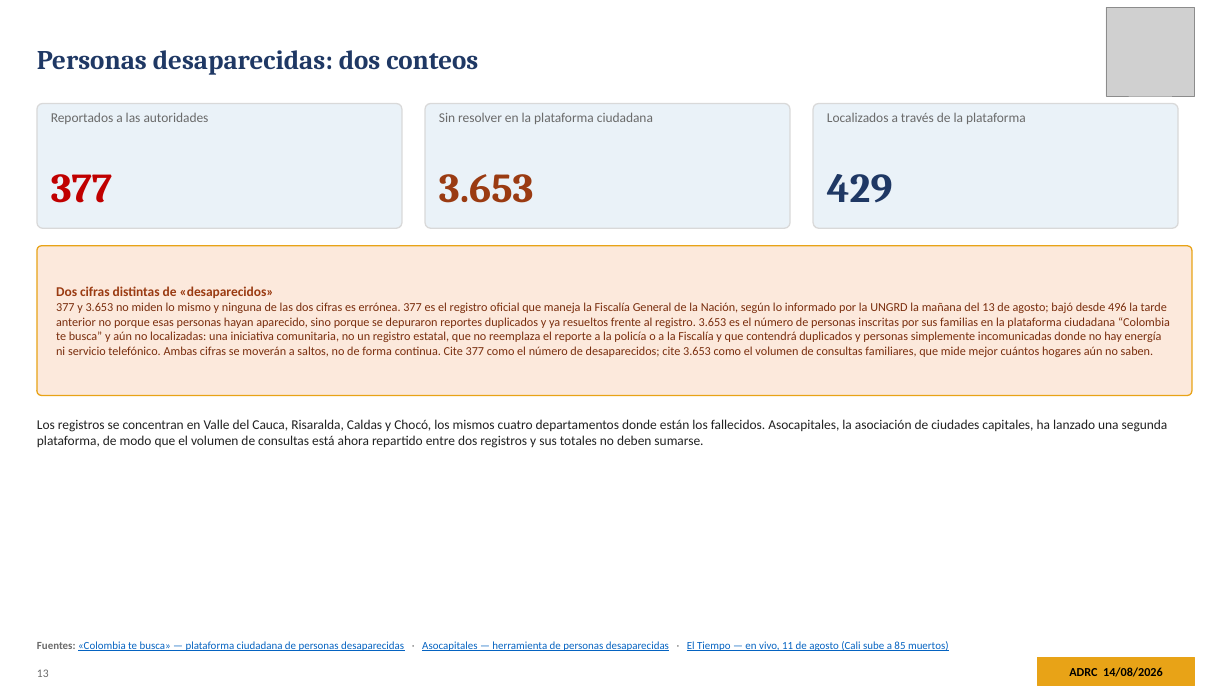
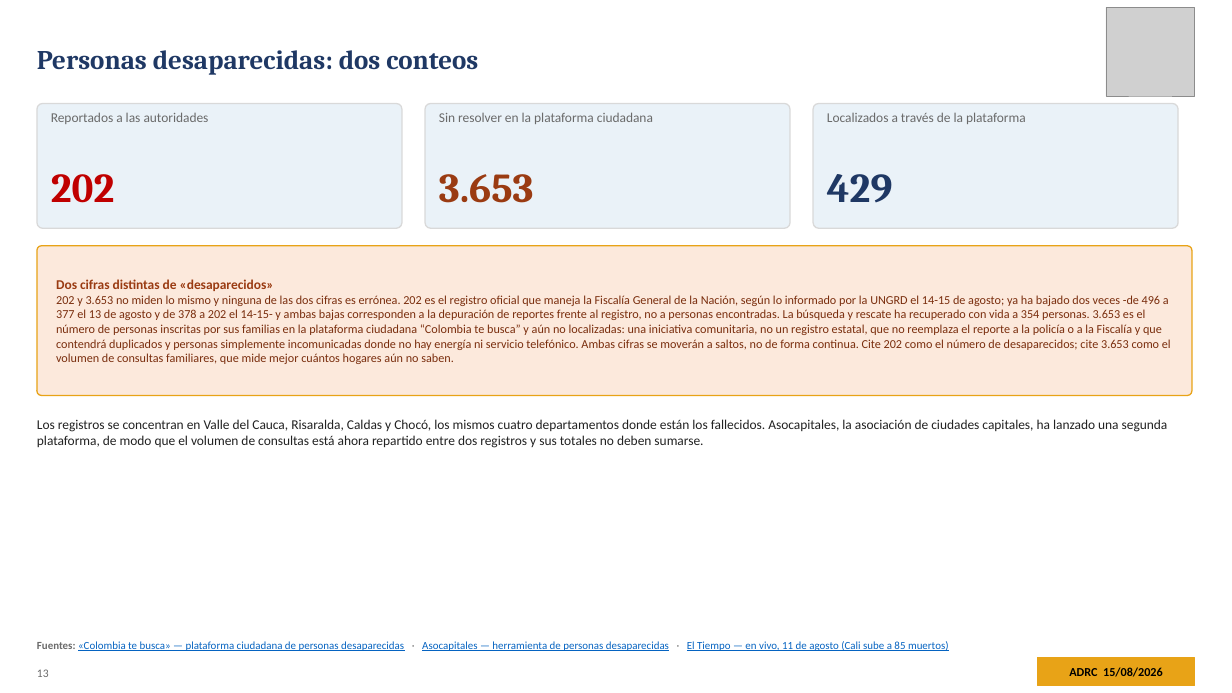
Before and after one commit to kochobi-max/whatsmap, a slide deck: slide 13 of reports/colombia_eq_20260810/output/ADRC_EQ_COL_Choco_20260810_ES.pptx. Drawn at 1232x693 pixels with LibreOffice and Linux fonts; fonts in the diff are those of the drawing; grey boxes stand for pictures. Boxes give left, top, right and bottom in pixels: in the first picture for what was removed or moved away, otherwise in the second. Text is boxed around its words. In the diff, an @@ line names an element or a change of style, - is before the commit and + after.

```diff
--- a/reports/colombia_eq_20260810/output/ADRC_EQ_COL_Choco_20260810_ES.pptx
+++ b/reports/colombia_eq_20260810/output/ADRC_EQ_COL_Choco_20260810_ES.pptx
@@ text at bbox=[51, 174, 115, 203]: text changed @@
-377
+202
@@ text at bbox=[56, 279, 1171, 364]: text changed @@
-Dos cifras distintas de «desaparecidos»
-377 y 3.653 no miden lo mismo y ninguna de las dos cifras es errónea. 377 es el registro oficial que maneja la Fiscalía General de la Nación, según lo informado por la UNGRD la mañana del 13 de agosto; bajó desde 496 la tarde anterior no porque esas personas hayan aparecido, sino porque se depuraron reportes duplicados y ya resueltos frente al registro. 3.653 es el número de personas inscritas por sus familias en la plataforma ciudadana “Colombia te busca” y aún no localizadas: una iniciativa comunitaria, no un registro estatal, que no reemplaza el reporte a la policía o a la Fiscalía y que contendrá duplicados y personas simplemente incomunicadas donde no hay energía ni servicio telefónico. Ambas cifras se moverán a saltos, no de forma continua. Cite 377 como el número de desaparecidos; cite 3.653 como el volumen de consultas familiares, que mide mejor cuántos hogares aún no saben.
+Dos cifras distintas de «desaparecidos»
+202 y 3.653 no miden lo mismo y ninguna de las dos cifras es errónea. 202 es el registro oficial que maneja la Fiscalía General de la Nación, según lo informado por la UNGRD el 14-15 de agosto; ya ha bajado dos veces -de 496 a 377 el 13 de agosto y de 378 a 202 el 14-15- y ambas bajas corresponden a la depuración de reportes frente al registro, no a personas encontradas. La búsqueda y rescate ha recuperado con vida a 354 personas. 3.653 es el número de personas inscritas por sus familias en la plataforma ciudadana “Colombia te busca” y aún no localizadas: una iniciativa comunitaria, no un registro estatal, que no reemplaza el reporte a la policía o a la Fiscalía y que contendrá duplicados y personas simplemente incomunicadas donde no hay energía ni servicio telefónico. Ambas cifras se moverán a saltos, no de forma continua. Cite 202 como el número de desaparecidos; cite 3.653 como el volumen de consultas familiares, que mide mejor cuántos hogares aún no saben.
@@ text at bbox=[1069, 667, 1163, 677]: text changed @@
-ADRC 14/08/2026
+ADRC 15/08/2026
```
Also in this commit, not shown: 32 other slides changed, 2 slides added, 8 other files.
